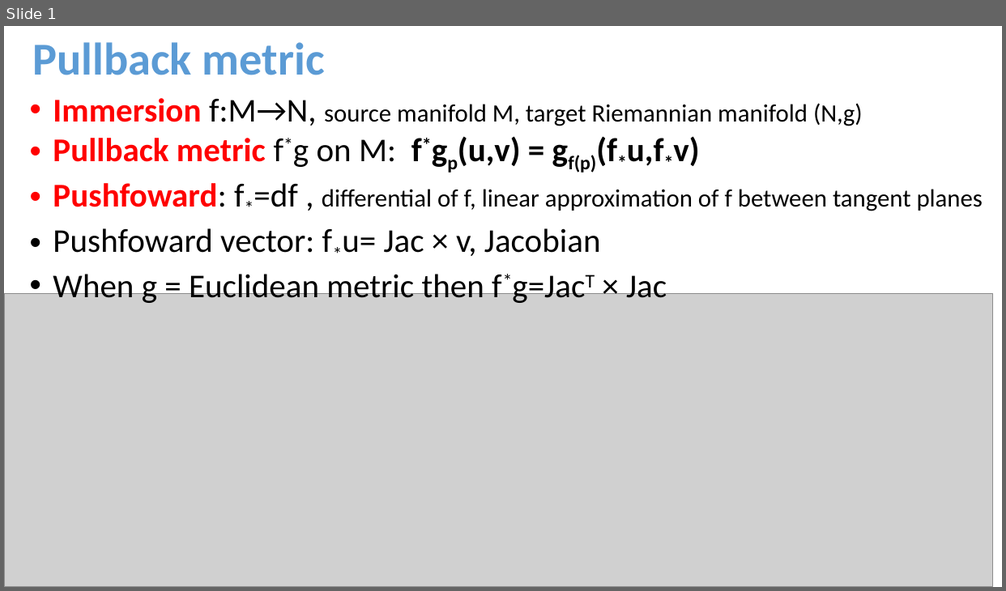
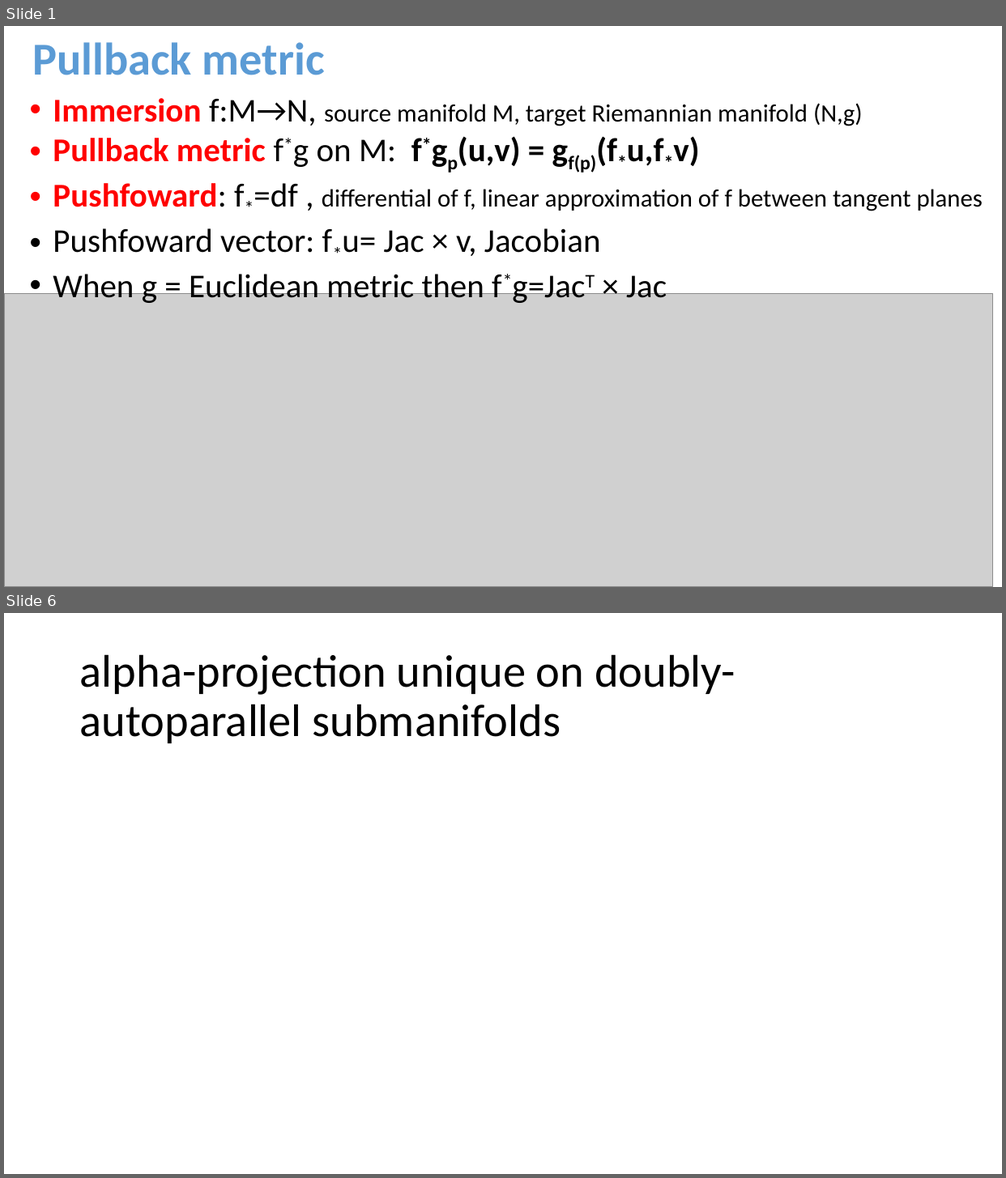
Before and after one commit to FrankNielsen/FrankNielsen.github.io, a slide deck: Cards/Card-DifferentialGeometry-2023.pptx. Shown one above the other, each under a label of ours: slide 1 before the commit, slides 1 and 6 after it; the slides between them are not shown. The pictures are 1006x591 and 1006x1178 pixels, drawn with LibreOffice and Linux fonts; fonts in the diff are those of the drawing; grey boxes stand for pictures. Boxes give left, top, right and bottom in pixels: in the first picture for what was removed or moved away, otherwise in the second. Text is boxed around its words. In the diff, an @@ line names an element or a change of style, - is before the commit and + after.

```diff
--- a/Cards/Card-DifferentialGeometry-2023.pptx
+++ b/Cards/Card-DifferentialGeometry-2023.pptx
@@ slide 6 added at <box>4,613,1002,1174</box>, background #FFFFFF @@
@@ title added at <box>80,654,735,743</box>, 44 pt, text #000000 @@
+alpha-projection unique on doubly-autoparallel submanifolds
```
Also in this commit, not shown: 6 other slides added, 36 other files.
